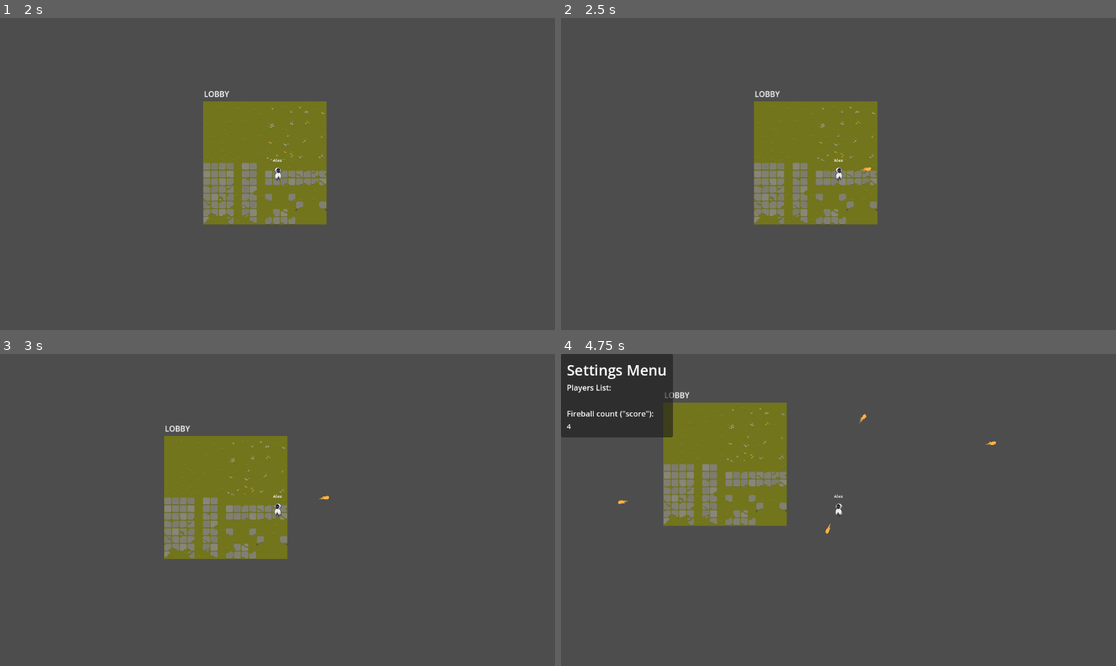
Above: before the commit, frames 1-4 (two rows, left to right).
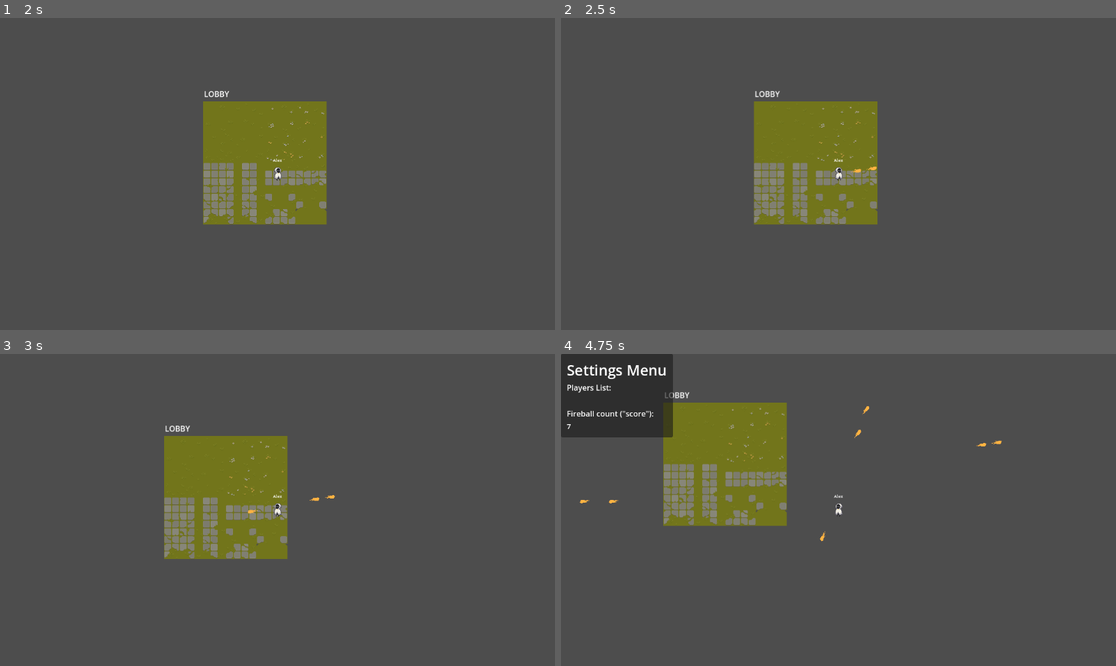
Above: after the commit, the same moments.

Repository: jonandrewdavis/glimpse
Game: Godot game, scene res://Main.tscn
Two runs of this game, one before a commit and one after it. Both use one fixed random seed, a clock stepped at 60 frames per second and the inputs below.
Inputs (mouse positions are in pixels of both pictures, inside the frame that each line leads up to):
- Up to frame 1 (2 s): click (277, 145) at 0.52 s; type "Alex" at 0.6 s; click (277, 205) at 0.75 s; type "12" at 0.83 s; click "Host" at 1.25 s
- Up to frame 2 (2.5 s): tap Enter at 2 s; move the mouse to (960, 158) at 2.02 s; hold Right (ui_right) from 2.03 s (still down); tap F (f) at 2.1 s; click (960, 158) at 2.3 s
- Up to frame 3 (3 s): move the mouse to (166, 525) at 2.77 s; release Right (ui_right) at 2.78 s; hold Down (ui_down) from 2.78 s (still down); click (166, 525) at 2.85 s
- Up to frame 4 (4.75 s): tap F (f) at 3.05, 3.6, 4.55 s; move the mouse to (894, 441) at 3.52 s; release Down (ui_down) at 3.53 s; hold Right (ui_right) 3.53-4.28 s; click (894, 441) at 3.8 s; move the mouse to (810, 572) at 4.27 s; hold Up (ui_up) from 4.28 s (still down); tap Tab (tab) at 4.35 s

Frame 1 is identical in both runs. In frame 2, less than 0.1% of the frame differs, in the area x 52-57%, y 47-50%; in frame 3, less than 0.1%; in frame 4, 0.2%, in the area x 1-80%, y 16-61%.

Commit message:
add upnp hide function, ui tweaks

Diff:
--- a/MainMenu.gd
+++ b/MainMenu.gd
@@ -105,6 +105,7 @@
 		"UPNP Port Mapping Failed! Error %s" % map_result)
 
 	print("Success! Join Address: %s" % upnp.query_external_address())
+	Store.upnp_host_ip = str(upnp.query_external_address())
 
 func read_secret_ip(path):
 	var file = FileAccess.open(path, FileAccess.READ)
@@ -117,6 +118,7 @@
 func ready_server_world():
 	# Welcome players
 	# Only the server listens for events of peers connecting or disconnecting:
+	# NOTE: A player will update state on joining so that everyone has their new info!
 	if multiplayer.is_server():
 		multiplayer.peer_connected.connect(add_player_in_server)
 		multiplayer.peer_disconnected.connect(delete_player_in_server)
--- a/Player/Player.gd
+++ b/Player/Player.gd
@@ -81,7 +81,7 @@
 	mov_direction.y = Input.get_action_strength("ui_down") - Input.get_action_strength("ui_up")
 	mov_direction = mov_direction.normalized()
 
-	if Input.is_action_just_released("f"):
+	if Input.is_action_just_pressed("f") or Input.is_action_just_pressed("click"):
 		# Incrementing the score is just an example.
 		var newVal = Store.store.score + 1
 		Store.set_state.rpc('score', newVal)
--- a/Store/Store.gd
+++ b/Store/Store.gd
@@ -2,23 +2,19 @@
 
 # NOTE: IMPORTANT!!!
 # Whenever you have an issue with network calls not passing in parameters,
-# CHECK that you are using the .rpc() function to call it. Otherwise, it'll call
-# locally and that is the the source of 99% of bugs with this file. AD, 6/12/2023
+# CHECK that you are using .rpc()  to call it. Otherwise, it'll call locally
+#  and that is the the source of 99% of bugs. AD, 6/12/2023
 
 # e is event / emit, whatever. just short.
 signal e
-signal scored
-
-# TODO: Enum of reducer actions like `client_join` and `client_leave`, or ... keys
-enum VALUES {
-	PLAYERS,
-	WEAPONS
-}
 
 var is_headless_mode = false
 var client_join_info = {}
+var upnp_host_ip = ''
 
-# NOTE: players[id] accesses  is an int
+# NOTE: players[id] for access, where `id` is an int
+# NOTE: Could name the store "state", but I think we'll keep this name for now,
+# even if a little redundant.
 var store = {
 	"players" : {},
 	"score": 0
@@ -27,10 +23,13 @@
 func _ready():
 	multiplayer.peer_connected.connect(func(_id): self.on_player_join.rpc(_id))
 
+# Any player who joins should trigger a state change
 @rpc("any_peer", "reliable")
 func on_player_join(_id):
 	set_state.rpc('client_join', client_join_info)
 
+# Called from any client, or peer.
+# TODO: Create an enum of "reducer" actions like "client_join" and "client_leave"
 @rpc("any_peer", "call_local", "reliable")
 func set_state(key, value):
 	if multiplayer.is_server():
@@ -42,6 +41,7 @@
 			store[key] = value
 		set_store.rpc(store)
 
+# Only the server can propagate updates, as it always has the latest.
 @rpc("authority", "call_local", "reliable")
 func set_store(_store):
 	store = _store
--- a/UI/UI.gd
+++ b/UI/UI.gd
@@ -6,11 +6,15 @@
 @onready var menu_ref = $CanvasLayer/SettingsMenu
 @onready var players_label = $CanvasLayer/SettingsMenu/Panel/MarginContainer/VBoxContainer/Players
 @onready var score_label = $CanvasLayer/SettingsMenu/Panel/MarginContainer/VBoxContainer/Score
+@onready var host_ip_container = $CanvasLayer/SettingsMenu/Panel/MarginContainer/VBoxContainer/HostIPContainer
+@onready var hidden_ip = $CanvasLayer/SettingsMenu/Panel/MarginContainer/VBoxContainer/HostIPContainer/HiddenIP
 
 func _ready():
 	menu_ref.hide()
 	Store.e.connect(refresh)
-	pass
+	if Store.upnp_host_ip != '':
+		host_ip_container.visible = true
+		hidden_ip.text = Store.upnp_host_ip
 
 func refresh():
 	score_label.text = str(Store.store.score)
@@ -21,8 +25,11 @@
 			single += k + ': ' + str(Store.store.players[id][k]) + ', '
 		completePlayers += single + '\n'
 	players_label.text = completePlayers
-	pass
+
 
 func _unhandled_input(_event):
 	if Input.is_action_just_pressed("esc") or Input.is_action_just_pressed("tab"):
 		menu_ref.visible = !menu_ref.visible
+
+func _on_host_ip_button_toggled(toggled_on):
+	$CanvasLayer/SettingsMenu/Panel/MarginContainer/VBoxContainer/HostIPContainer/HiddenIP.visible = toggled_on
--- a/UI/UI.tscn
+++ b/UI/UI.tscn
@@ -50,3 +50,23 @@
 layout_mode = 2
 theme_override_font_sizes/font_size = 15
 text = "0"
+
+[node name="HostIPContainer" type="HBoxContainer" parent="CanvasLayer/SettingsMenu/Panel/MarginContainer/VBoxContainer"]
+visible = false
+layout_mode = 2
+
+[node name="HostIPLabel" type="Label" parent="CanvasLayer/SettingsMenu/Panel/MarginContainer/VBoxContainer/HostIPContainer"]
+layout_mode = 2
+text = "Host IP:
+"
+
+[node name="HostIPButton" type="CheckButton" parent="CanvasLayer/SettingsMenu/Panel/MarginContainer/VBoxContainer/HostIPContainer"]
+layout_mode = 2
+focus_mode = 0
+text = "Show Host IP"
+
+[node name="HiddenIP" type="LineEdit" parent="CanvasLayer/SettingsMenu/Panel/MarginContainer/VBoxContainer/HostIPContainer"]
+visible = false
+layout_mode = 2
+
+[connection signal="toggled" from="CanvasLayer/SettingsMenu/Panel/MarginContainer/VBoxContainer/HostIPContainer/HostIPButton" to="." method="_on_host_ip_button_toggled"]
--- a/project.godot
+++ b/project.godot
@@ -53,11 +53,6 @@
 , Object(InputEventKey,"resource_local_to_scene":false,"resource_name":"","device":-1,"window_id":0,"alt_pressed":false,"shift_pressed":false,"ctrl_pressed":false,"meta_pressed":false,"pressed":false,"keycode":0,"physical_keycode":83,"key_label":0,"unicode":115,"echo":false,"script":null)
 ]
 }
-f={
-"deadzone": 0.5,
-"events": [Object(InputEventKey,"resource_local_to_scene":false,"resource_name":"","device":-1,"window_id":0,"alt_pressed":false,"shift_pressed":false,"ctrl_pressed":false,"meta_pressed":false,"pressed":false,"keycode":0,"physical_keycode":70,"key_label":0,"unicode":102,"echo":false,"script":null)
-]
-}
 esc={
 "deadzone": 0.5,
 "events": [Object(InputEventKey,"resource_local_to_scene":false,"resource_name":"","device":-1,"window_id":0,"alt_press …(182 unchanged characters)…
@@ -68,3 +63,13 @@
 "events": [Object(InputEventKey,"resource_local_to_scene":false,"resource_name":"","device":-1,"window_id":0,"alt_press …(182 unchanged characters)…
 ]
 }
+click={
+"deadzone": 0.5,
+"events": [Object(InputEventMouseButton,"resource_local_to_scene":false,"resource_name":"","device":-1,"window_id":0,"alt_pressed":false,"shift_pressed":false,"ctrl_pressed":false,"meta_pressed":false,"button_mask":1,"position":Vector2(360, 20),"global_position":Vector2(368, 100),"factor":1.0,"button_index":1,"canceled":false,"pressed":true,"double_click":false,"script":null)
+]
+}
+f={
+"deadzone": 0.5,
+"events": [Object(InputEventKey,"resource_local_to_scene":false,"resource_name":"","device":-1,"window_id":0,"alt_pressed":false,"shift_pressed":false,"ctrl_pressed":false,"meta_pressed":false,"pressed":false,"keycode":0,"physical_keycode":70,"key_label":0,"unicode":102,"echo":false,"script":null)
+]
+}
